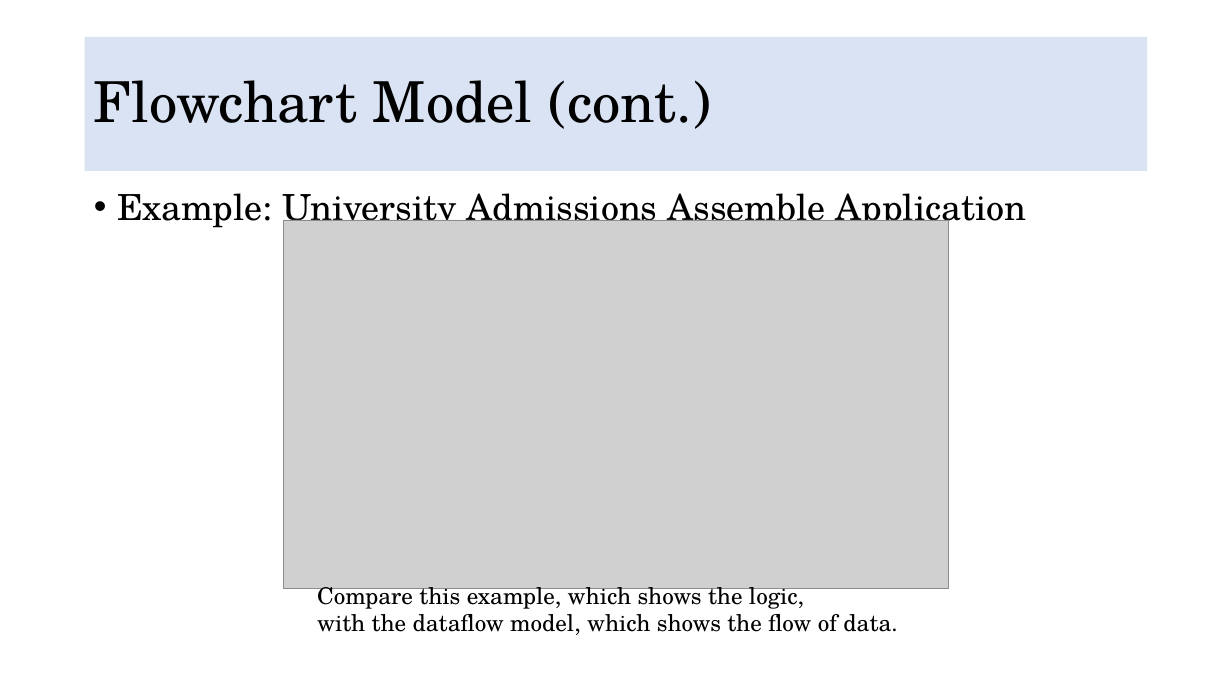
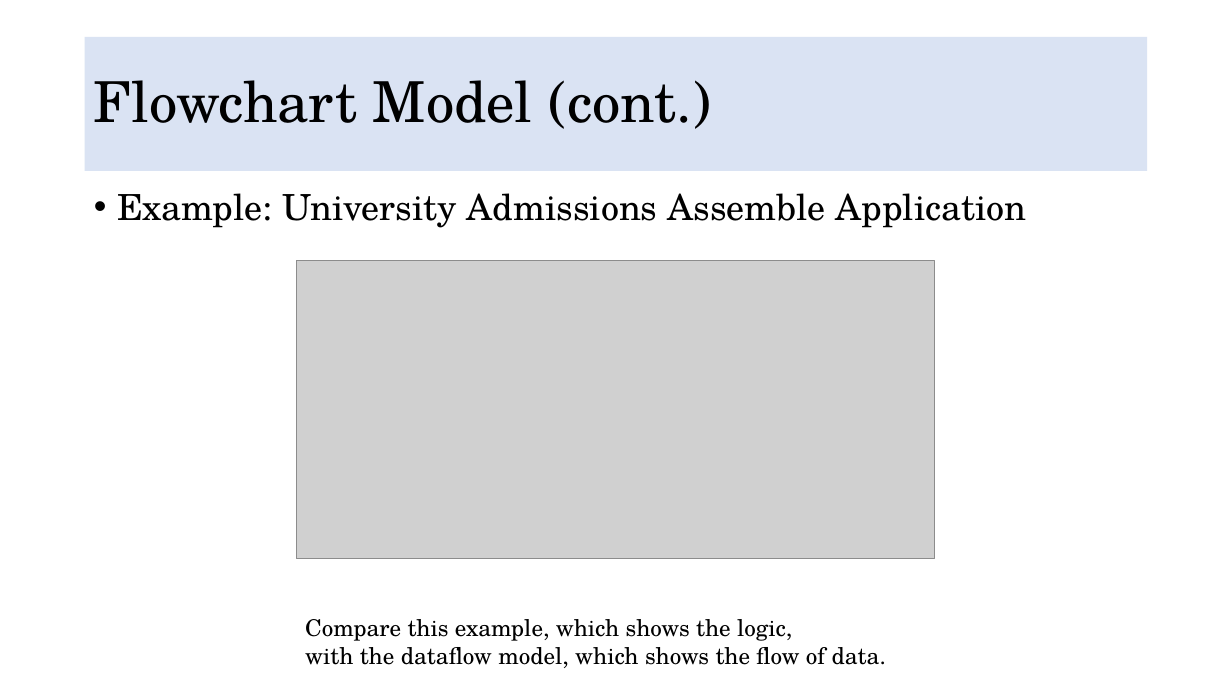
Before and after one commit to DuyDesmond/Multidisciplinary-Project-VGU-FY, a slide deck: slide 66 of Tuesday Morning Theory/Multidisciplinary Projects p2.pptx. Drawn at 1232x693 pixels with LibreOffice and Linux fonts; fonts in the diff are those of the drawing; grey boxes stand for pictures. Boxes give left, top, right and bottom in pixels: in the first picture for what was removed or moved away, otherwise in the second. Text is boxed around its words. In the diff, an @@ line names an element or a change of style, - is before the commit and + after.

```diff
--- a/Tuesday Morning Theory/Multidisciplinary Projects p2.pptx
+++ b/Tuesday Morning Theory/Multidisciplinary Projects p2.pptx
@@ picture resized from (x1=284, y1=220, x2=949, y2=589) to (x1=297, y1=261, x2=935, y2=559) @@
@@ text "Compare this example, which shows ..." rewrapped from (x1=317, y1=581, x2=897, y2=635) to (x1=305, y1=619, x2=886, y2=668) @@
```
Also in this commit, not shown: 9 other slides changed, 26 other files.
